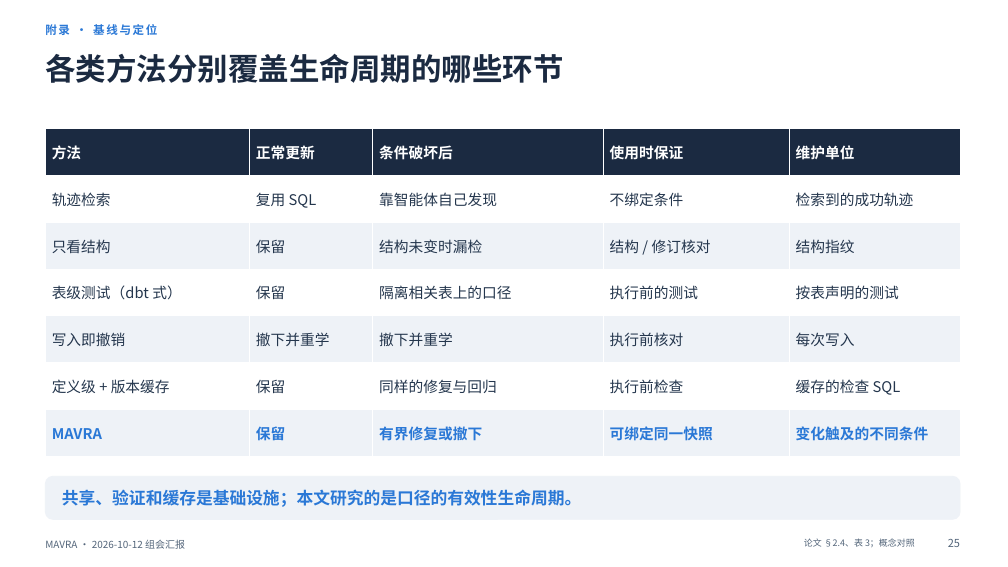
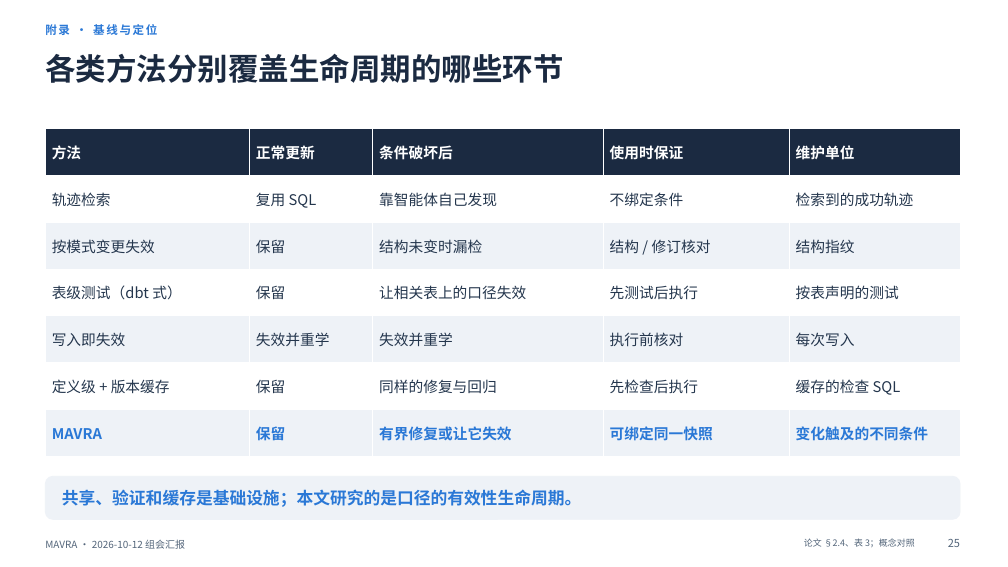
Before and after one commit to mmmttt000045/agent4db-adapter, a slide deck: slide 25 of docs/mavra-report-2026-10-12.pptx. Drawn at 1008x567 pixels with LibreOffice and Linux fonts; fonts in the diff are those of the drawing. Boxes give left, top, right and bottom in pixels: in the first picture for what was removed or moved away, otherwise in the second. Text is boxed around its words. In the diff, an @@ line names an element or a change of style, - is before the commit and + after.

```diff
--- a/docs/mavra-report-2026-10-12.pptx
+++ b/docs/mavra-report-2026-10-12.pptx
@@ table at (x1=45, y1=129, x2=960, y2=445) @@
-row 3, column 1: 只看结构
+row 3, column 1: 按模式变更失效
-row 4, column 3: 隔离相关表上的口径
+row 4, column 3: 让相关表上的口径失效
-row 4, column 4: 执行前的测试
+row 4, column 4: 先测试后执行
-row 5: 写入即撤销 | 撤下并重学 | 撤下并重学 | 执行前核对 | 每次写入
+row 5: 写入即失效 | 失效并重学 | 失效并重学 | 执行前核对 | 每次写入
-row 6, column 4: 执行前检查
+row 6, column 4: 先检查后执行
-row 7, column 3: 有界修复或撤下
+row 7, column 3: 有界修复或让它失效
```
Also in this commit, not shown: 22 other slides changed, 2 other files.
